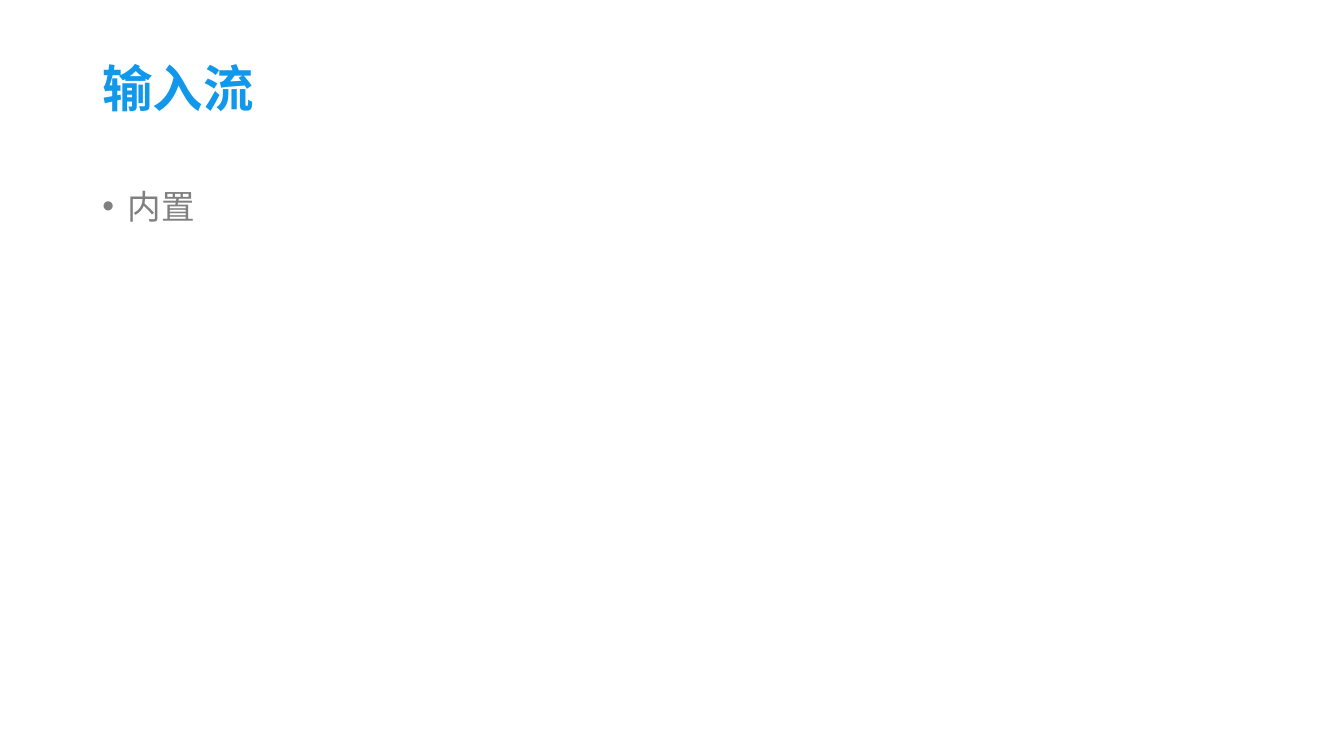
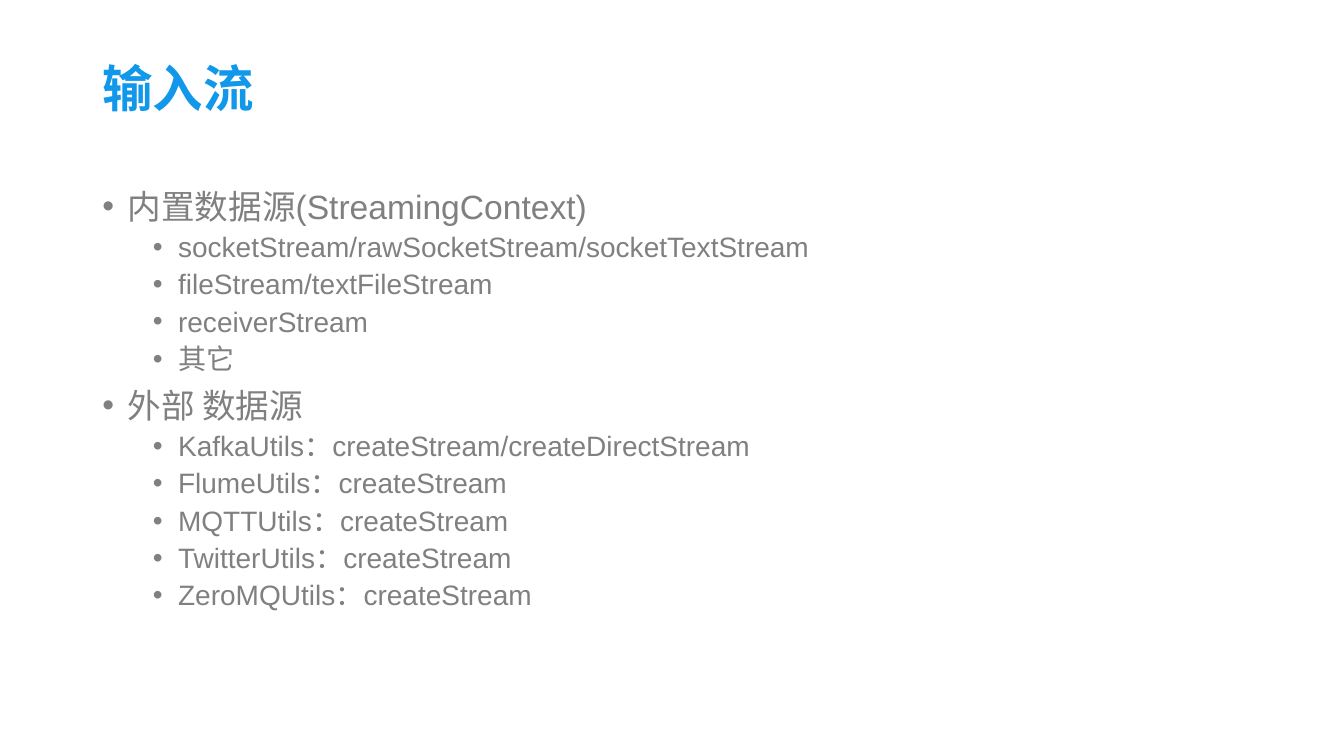
Before and after one commit to xrw560/knowledge-store, a slide deck: slide 22 of cusppt/spark.pptx. Drawn at 1344x756 pixels with LibreOffice and Linux fonts; fonts in the diff are those of the drawing; background and template pictures are left out. Boxes give left, top, right and bottom in pixels: in the first picture for what was removed or moved away, otherwise in the second. Text is boxed around its words. In the diff, an @@ line names an element or a change of style, - is before the commit and + after.

```diff
--- a/cusppt/spark.pptx
+++ b/cusppt/spark.pptx
@@ text at box(128, 191, 809, 610): text changed; size 24 to 20 pt @@
-• 内置
+• 内置数据源(StreamingContext)
+  • socketStream/rawSocketStream/socketTextStream
+  • fileStream/textFileStream
+  • receiverStream
+  • 其它
+• 外部 数据源
+  • KafkaUtils：createStream/createDirectStream
+  • FlumeUtils：createStream
+  • MQTTUtils：createStream
+  • TwitterUtils：createStream
+  • ZeroMQUtils：createStream
```
Also in this commit, not shown: 8 slides added, 2 other files.
